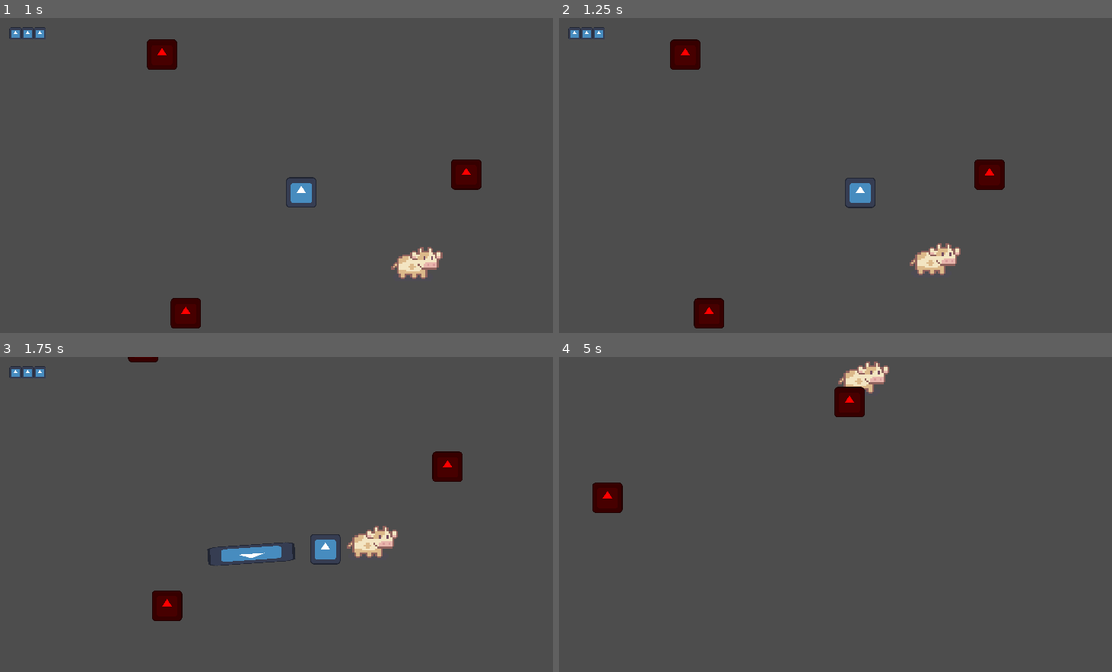
Above: before the commit, frames 1-4 (two rows, left to right).
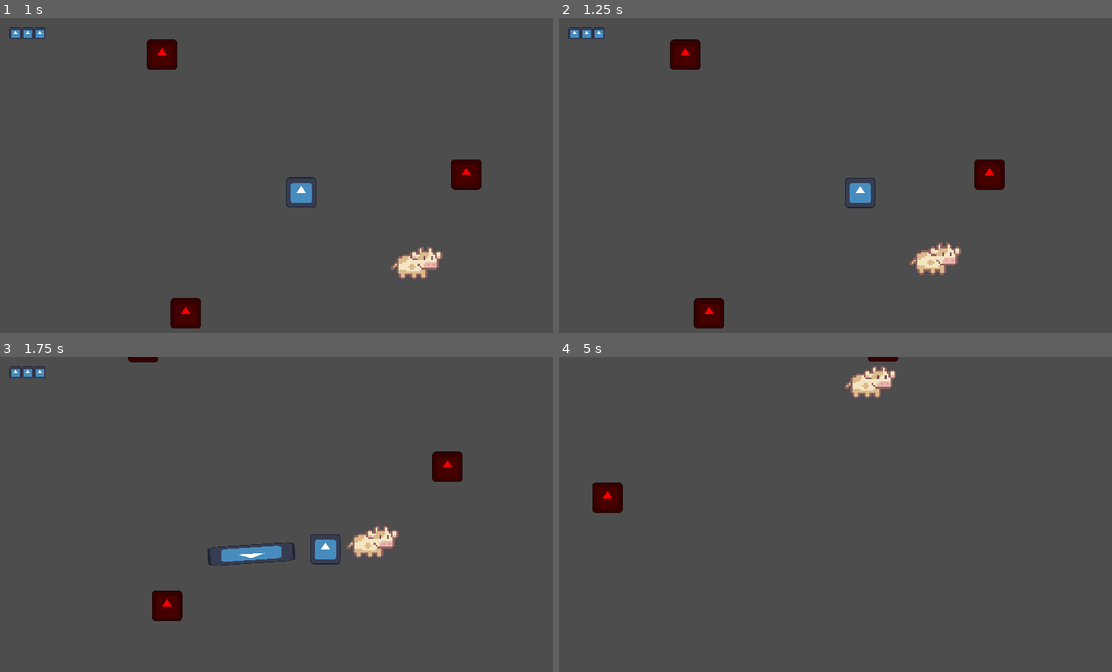
Above: after the commit, the same moments.

Repository: 2weeking/Lasso-Knight
Game: Godot game, scene res://levels/level_0.tscn
Same seed, same stepped clock (60 frames per second), same inputs: the game is played once before the commit and once after it. The engine's default icon, where the game draws it, is replaced by a stand-in: a white triangle on a blue panel in a dark square.
Inputs (mouse positions are in pixels of both pictures, inside the frame that each line leads up to):
- Up to frame 1 (1 s): tap Enter at 0.5 s; move the mouse to (436, 172) at 0.52 s; hold D (right) from 0.53 s (still down); hold Right mouse button (reel_in) from 0.53 s (still down)
- Up to frame 2 (1.25 s): keep holding D (right); keep holding Right mouse button (reel_in)
- Up to frame 3 (1.75 s): move the mouse to (182, 546) at 1.27 s; release D (right) at 1.28 s; release Right mouse button (reel_in) at 1.28 s; hold S (down) from 1.28 s (still down); click (182, 546) at 1.35 s
- Up to frame 4 (5 s): move the mouse to (923, 451) at 2.02 s; release S (down) at 2.03 s; hold D (right) 2.03-2.78 s; hold Right mouse button (reel_in) 2.03-2.78 s; move the mouse to (835, 596) at 2.77 s; hold W (up) 2.78-3.53 s; click (835, 596) at 2.85 s; move the mouse to (1045, 580) at 3.52 s; hold Right mouse button (reel_in) 3.53-4.28 s; hold A (left) from 3.53 s (still down); move the mouse to (680, 476) at 4.27 s; click (680, 476) at 4.35 s

Frame 1 is identical in both runs. In frame 2, 0.1% of the frame differs, in the area x 63-73%, y 71-82%; in frame 3, less than 0.1%; in frame 4, 1.2%, in the area x 49-62%, y 0-20%.
Error in both runs: Invalid access to property or key 'speed' on a base object of type 'CharacterBody2D (Charger.gd)'. (res://entities/lasso/lasso.gd:21)

Commit message:
enemy movement rework 2
-reworked new movement into charger

Diff:
--- a/entities/charger/Charger.gd
+++ b/entities/charger/Charger.gd
@@ -1,15 +1,20 @@
 extends CharacterBody2D
 @export var walk_speed = 50
-@export var run_speed = 170
+@export var run_speed = 200
 @export var damage : int = 1
 
 @onready var player = get_parent().get_node("Knight")
 @onready var timer = $Timer
 
+
 var alarmed = false
 var current_speed = 50
 var make_charge = true
 var direction = Vector2(0, 0)
+var desired_velocity
+var steering_force = 10
+var steering = Vector2(0,0)
+
 func _ready():
 	timer.timeout.connect(_timeout)
 
@@ -24,8 +29,13 @@
 		if is_instance_valid(player):
 			#position = position.lerp(player.position, speed * delta)
 			if(current_speed==walk_speed):
-				direction = (player.position - position).normalized()
-			velocity = direction * current_speed
+				var desired_velocity = (player.position - position).normalized()*current_speed
+				var steering = (desired_velocity - velocity).normalized()*steering_force
+				velocity = velocity + steering
+			if(current_speed==run_speed):
+				velocity = direction*run_speed
+
+
 
 		move_and_collide(velocity * delta)
 
@@ -34,6 +44,7 @@
 		current_speed = run_speed
 		make_charge = false
 		timer.start(2)
+		direction = velocity.normalized()
 	else:
 		make_charge = true
 
--- a/entities/enemy/enemy.gd
+++ b/entities/enemy/enemy.gd
@@ -2,7 +2,7 @@
 var alarmed = false
 @export var speed = 50
 @export var damage : int = 1
-@export var steering_force = 5
+@export var steering_force = 10
 
 @onready var player = get_parent().get_node("Knight")
 
@@ -12,7 +12,7 @@
 		var steering = (desired_velocity - velocity).normalized()*steering_force
 		velocity = velocity + steering
 
-	move_and_collide(velocity * delta)
+		move_and_collide(velocity * delta)
 
 func _on_alarmed():
 	var direction = (player.position - position).normalized()
